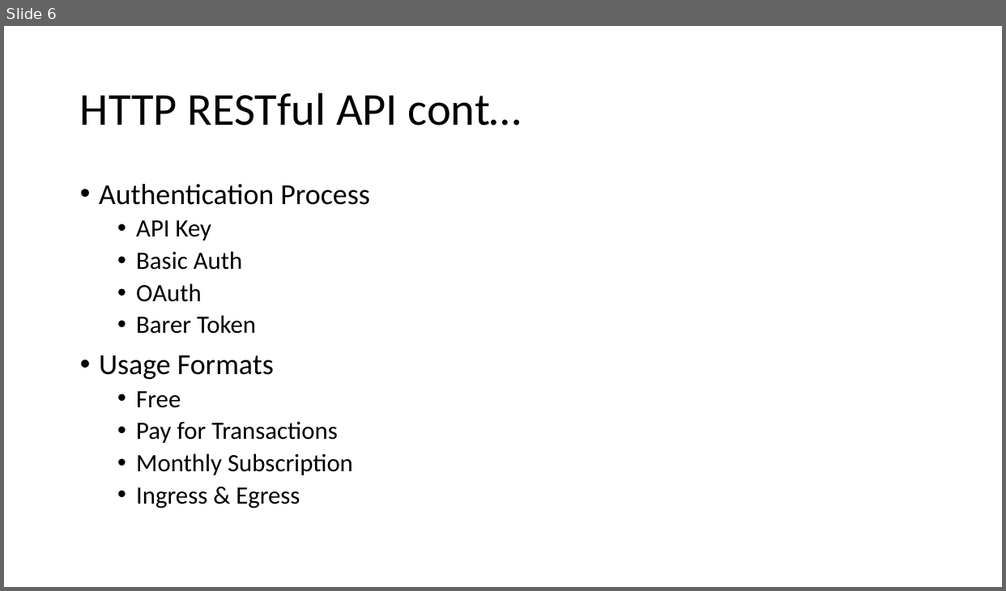
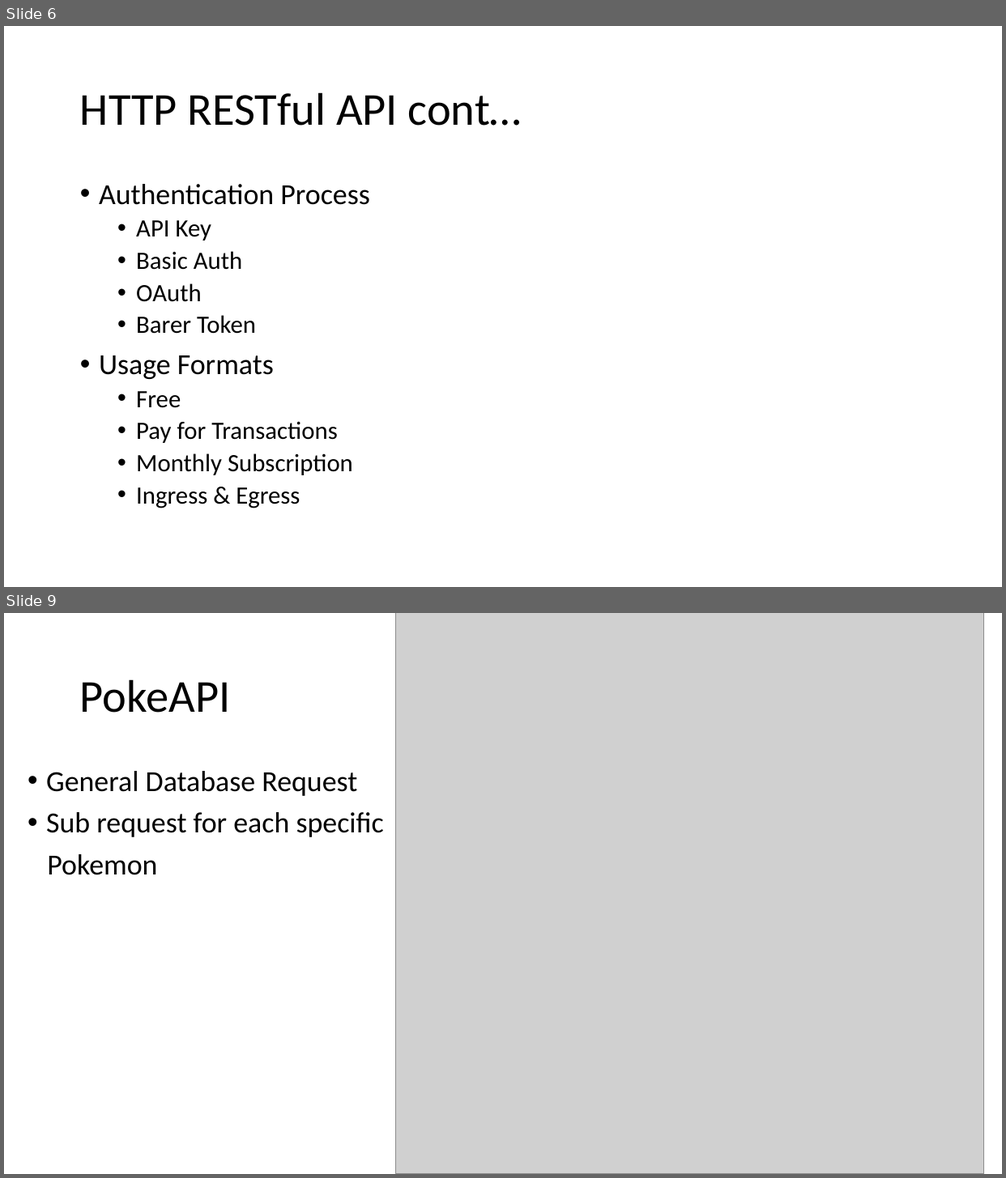
Before and after one commit to archserver/wdd230, a slide deck: api/Documents/API’s.pptx. Shown one above the other, each under a label of ours: slide 6 before the commit, slides 6 and 9 after it; the slides between them are not shown. The pictures are 1006x591 and 1006x1178 pixels, drawn with LibreOffice and Linux fonts; fonts in the diff are those of the drawing; grey boxes stand for pictures. Boxes give left, top, right and bottom in pixels: in the first picture for what was removed or moved away, otherwise in the second. Text is boxed around its words. In the diff, an @@ line names an element or a change of style, - is before the commit and + after.

```diff
--- a/api/Documents/API’s.pptx
+++ b/api/Documents/API’s.pptx
@@ slide 9 added at <box>4,613,1002,1174</box>, background #FFFFFF @@
@@ picture added at <box>396,613,985,1174</box> @@
@@ title added at <box>80,679,231,713</box>, 44 pt, text #000000 @@
+PokeAPI
@@ text added at <box>46,771,384,875</box>, 28 pt, text #000000 @@
+• General Database Request
+• Sub request for each specific
+Pokemon
```
Also in this commit, not shown: 1 slide changed, 6 other slides added, 14 other files.
